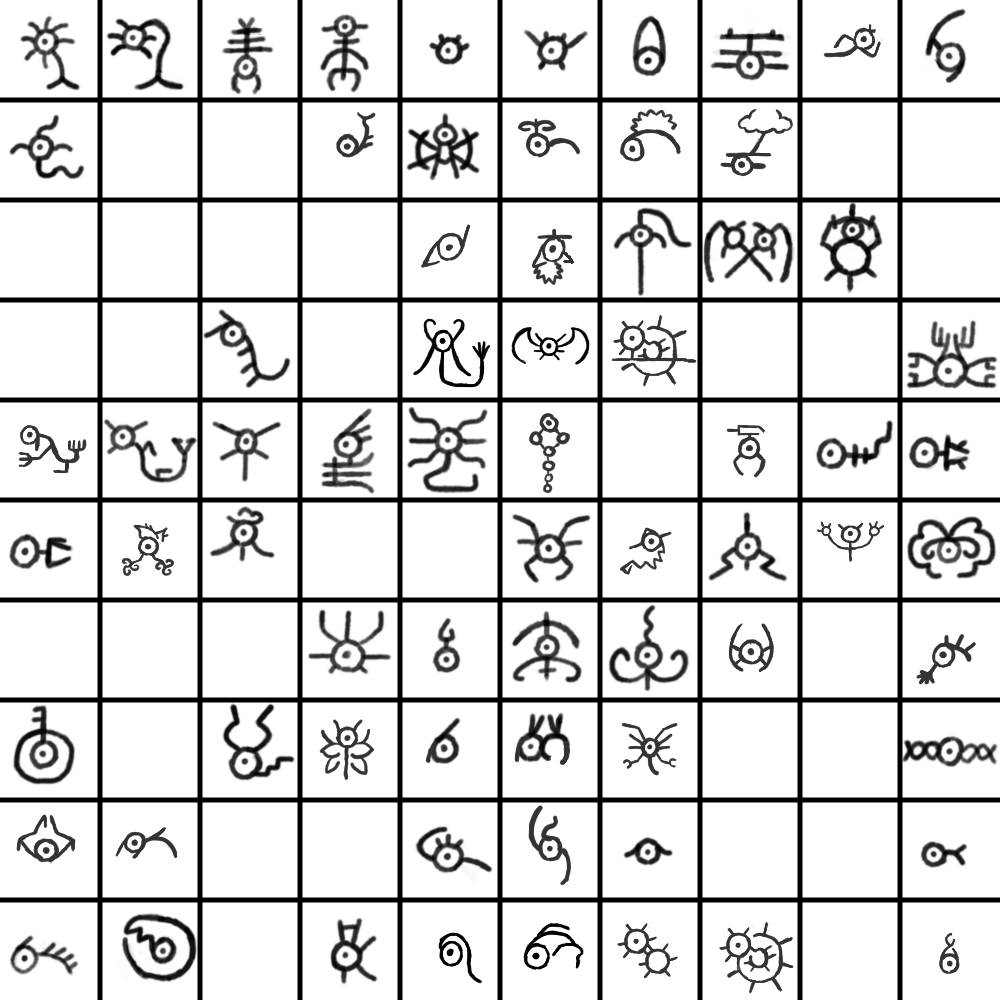
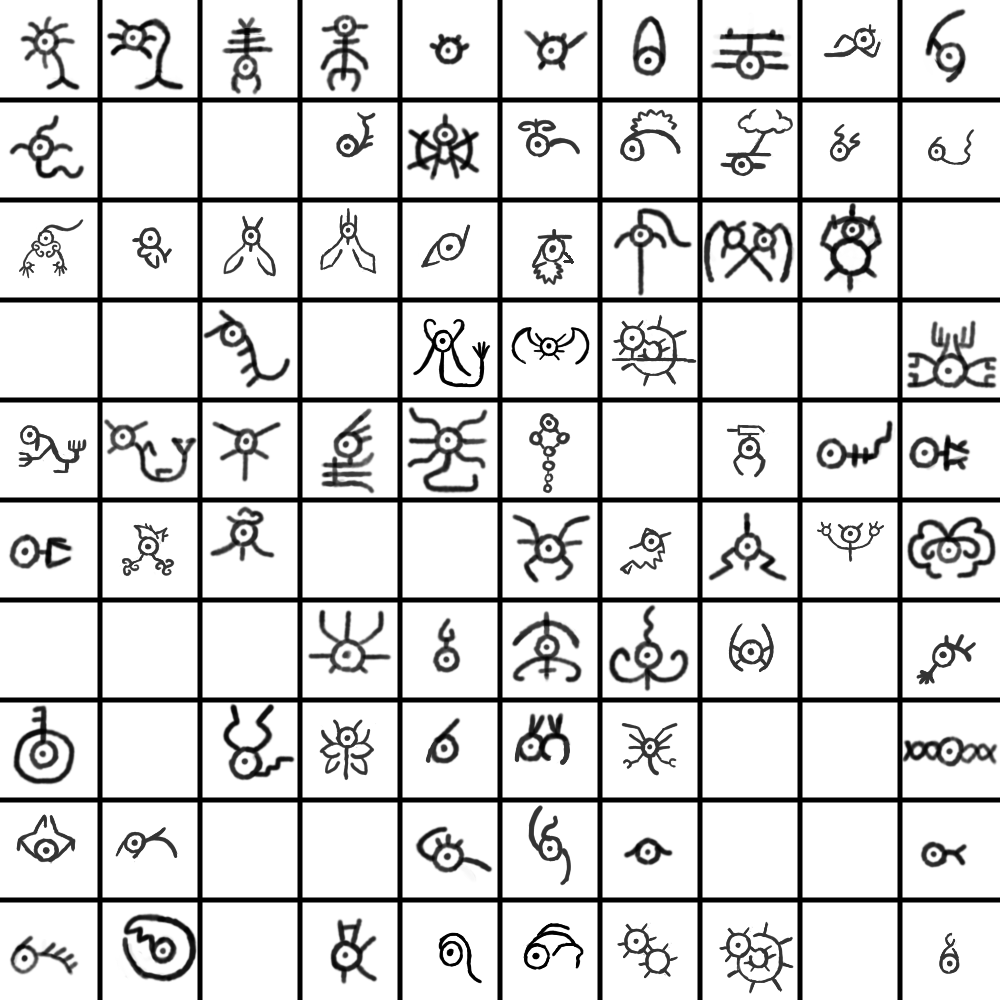
Two versions of the same layered image (1000x1000). Layer-by-layer changes:
painted on "Paint Layer 1" over [19, 124, 975, 279]
